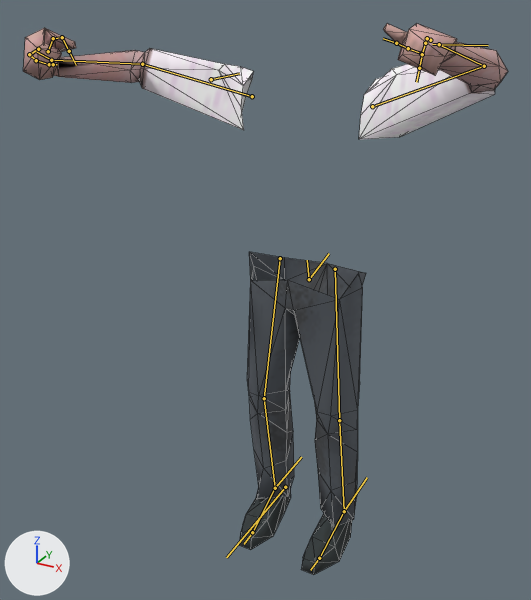
One commit to the FBX model Assets/_Graphics/Meshes/Characters/SK_FP_Character.fbx: the scene before it, then after it.
Before and after are seen from a 50 mm camera at (0.953, -1.977, 1.919) aimed at (-0.007, -0.23, 1.046). Every picture has the same lights, and +X, +Y and +Z are marked at lower left. The picture after the commit comes second. Both versions are drawn at frame 331 of the action 'metarig|H_ToiletBrush_Cleaning'; the numbers are the values there. The bones that change, and the others that lie on the model, are drawn over the model as lines. Mesh edges are drawn as thin lines.

Objects in the first picture: 'Character'.
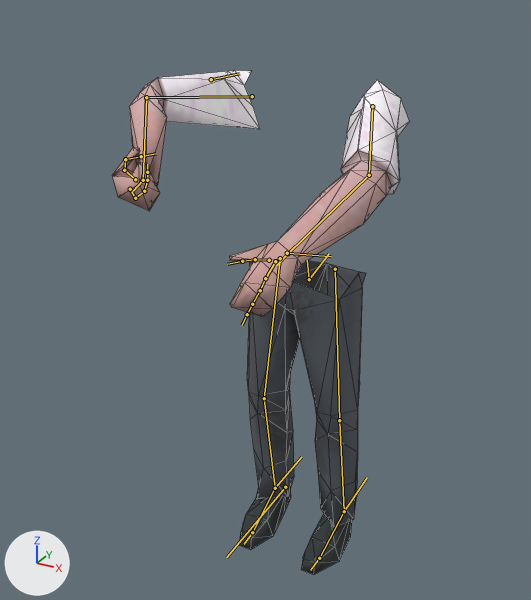
The change in detail:
Bone 'upper_arm.L' (bone_upper_arm_l) turns from (8, -19, 24) to (76, 2, 6) degrees about its own x, y and z.
Bone 'forearm.L' (bone_forearm_l) turns from (70, -2, 3) to (20, 0, 1) degrees about its own x, y and z.
Bone 'upper_arm.R' (bone_upper_arm_r) turns from (22, 14, -20) to (62, 18, -12) degrees about its own x, y and z.
Bone 'forearm.R' (bone_forearm_r) turns from (55, 1, -2) to (51, -8, 33) degrees about its own x, y and z.
Bone 'hand.R' (bone_hand_r) turns from (-51, 58, -64) to (68, 131, 60) degrees about its own x, y and z.
Bone 'f_middle.01.R' (bone_f_middle_01_r) turns from (38, -4, -12) to (55, 0, 0) degrees about its own x, y and z.
Bone 'f_middle.02.R' (bone_f_middle_02_r) turns from (36, -4, -10) to (41, 0, 0) degrees about its own x, y and z.
Bone 'f_middle.03.R' (bone_f_middle_03_r) turns from (45, -9, -6) to (0, 0, 0) degrees about its own x, y and z.

Where the change shows, as pixel boxes [x1, y1, x2, y2] in the pictures (531 x 600 px):
'Character', posed (38% narrower, 8% shorter): before [23, 23, 508, 575]; after [112, 70, 410, 575]
bone 'upper_arm.L', root to tip: before (372, 106) to (484, 66); after (372, 106) to (369, 175)
bone 'forearm.L', root to tip: before (484, 66) to (439, 44); after (369, 175) to (288, 253)
bone 'upper_arm.R', root to tip: before (252, 96) to (142, 64); after (252, 96) to (146, 97)
bone 'forearm.R', root to tip: before (142, 64) to (51, 60); after (146, 97) to (143, 180)
bone 'hand.R', root to tip: before (51, 60) to (37, 52); after (143, 180) to (133, 191)
bone 'f_middle.01.R', root to tip: before (29, 54) to (36, 60); after (135, 198) to (144, 191)
bone 'f_middle.02.R', root to tip: before (36, 60) to (49, 64); after (144, 191) to (147, 180)
bone 'f_middle.03.R', root to tip: before (49, 64) to (53, 64); after (147, 180) to (147, 172)
